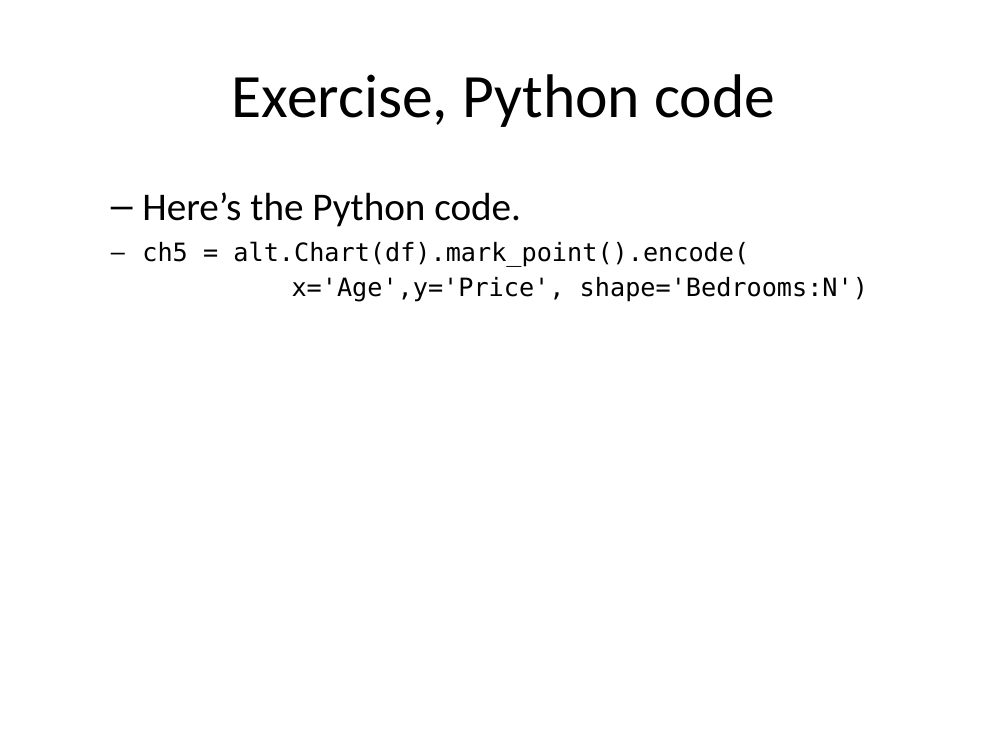
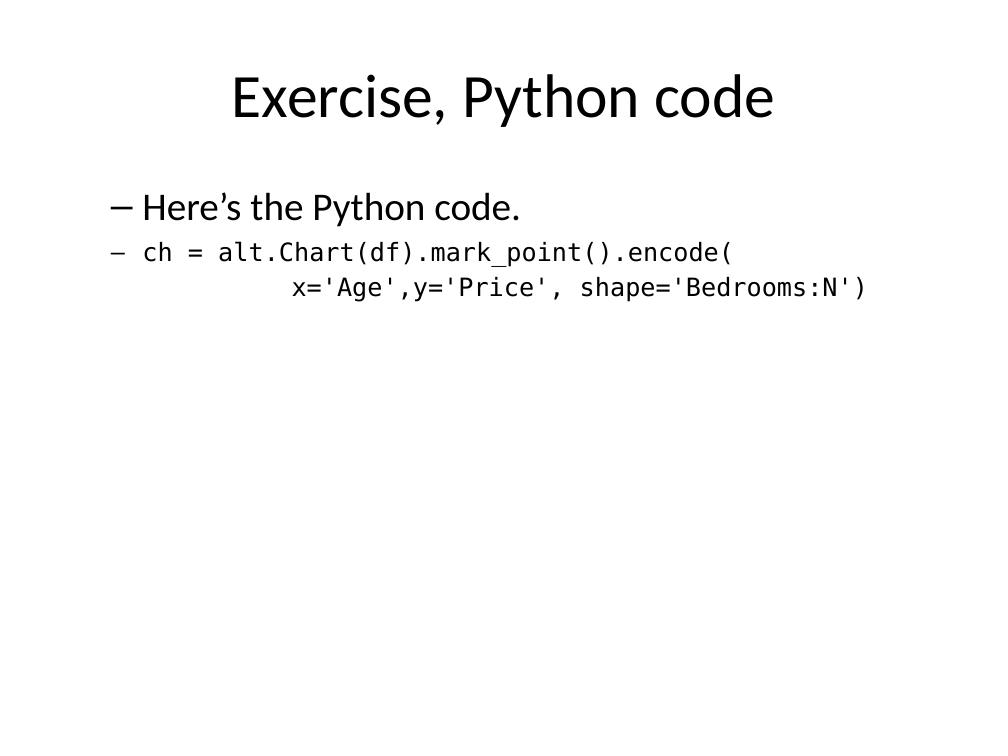
Before and after one commit to pmean/data-visualization, a slide deck: slide 20 of data-viz-01/component/fundamentals.pptx. Drawn at 1008x756 pixels with LibreOffice and Linux fonts; fonts in the diff are those of the drawing. Boxes give left, top, right and bottom in pixels: in the first picture for what was removed or moved away, otherwise in the second. Text is boxed around its words. In the diff, an @@ line names an element or a change of style, - is before the commit and + after.

```diff
--- a/data-viz-01/component/fundamentals.pptx
+++ b/data-viz-01/component/fundamentals.pptx
@@ text at (142, 241, 868, 302): text changed @@
-ch5 = alt.Chart(df).mark_point().encode(
-x='Age',y='Price', shape='Bedrooms:N')
+ch = alt.Chart(df).mark_point().encode(
+x='Age',y='Price', shape='Bedrooms:N')
```
Also in this commit, not shown: 40 other files.
